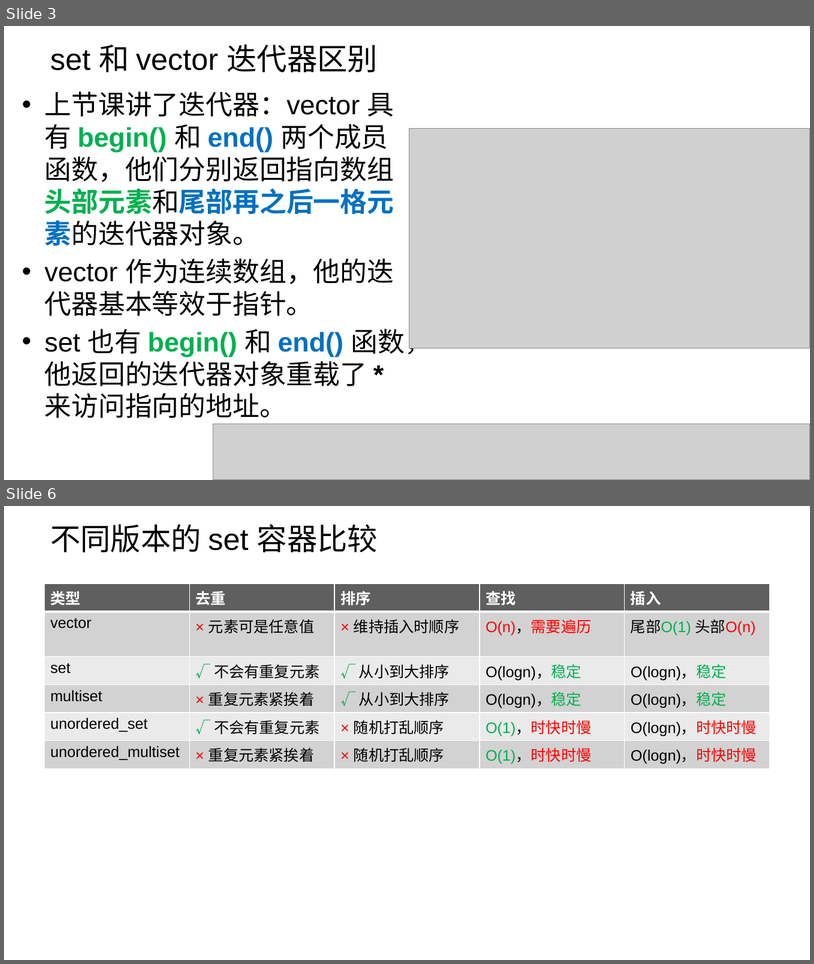
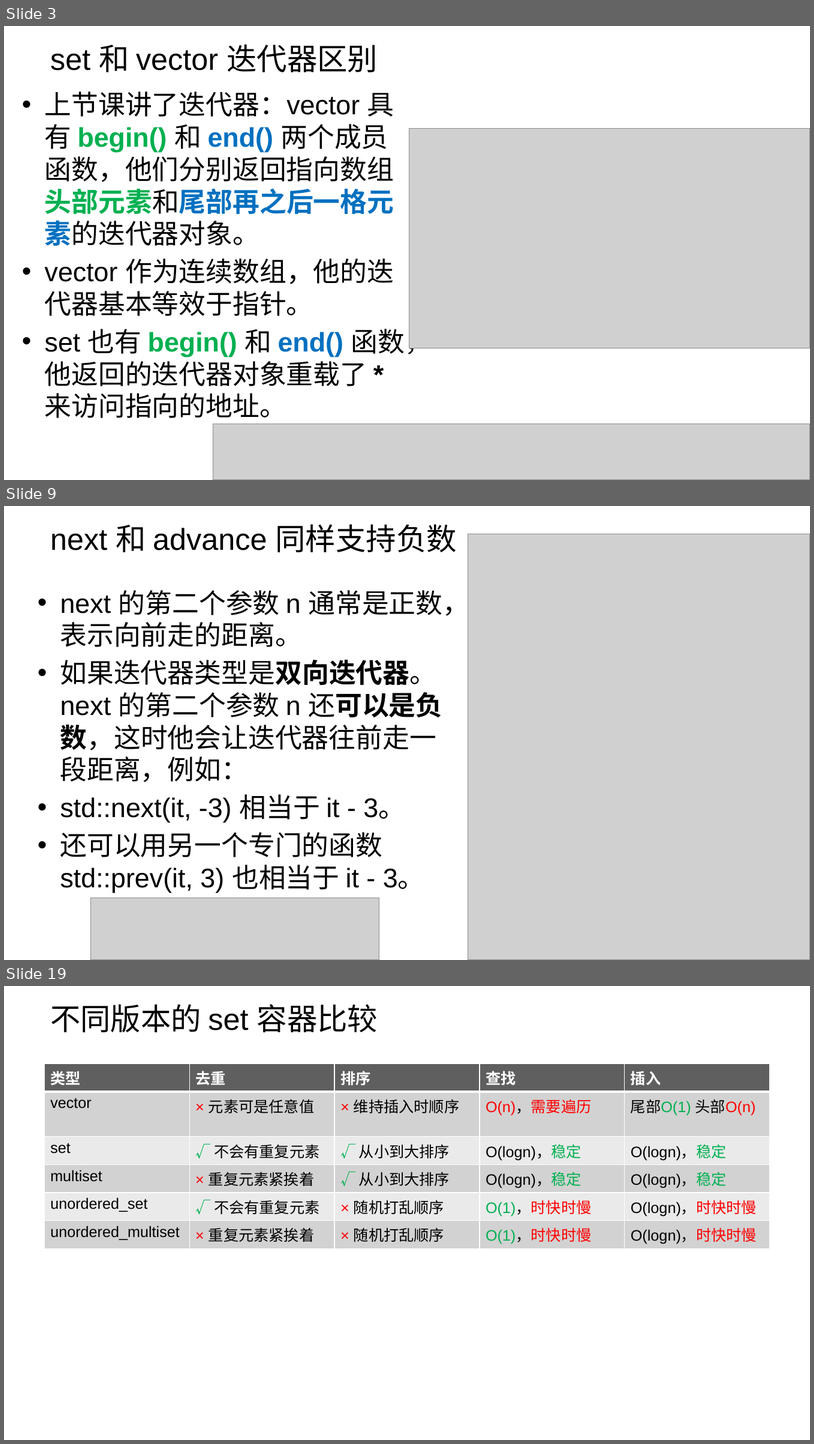
Before and after one commit to parallel101/course, a slide deck: 14/slides.pptx. Shown one above the other, each under a label of ours: slides 3 and 6 before the commit, slides 3, 9 and 19 after it; the slides between them are not shown. The pictures are 814x964 and 814x1444 pixels, drawn with LibreOffice and Linux fonts; fonts in the diff are those of the drawing; grey boxes stand for pictures; background and template pictures are left out. Boxes give left, top, right and bottom in pixels: in the first picture for what was removed or moved away, otherwise in the second. Text is boxed around its words. In the diff, an @@ line names an element or a change of style, - is before the commit and + after.

```diff
--- a/14/slides.pptx
+++ b/14/slides.pptx
@@ slide 9 added at (4, 506, 810, 960), background picture (left out) @@
@@ title added at (50, 524, 457, 552), 36 pt, text #000000 @@
+next 和 advance 同样支持负数
@@ picture added at (468, 534, 810, 960) @@
@@ text added at (60, 585, 470, 892), 32 pt, text #000000 @@
+• next 的第二个参数 n 通常是正数，表示向前走的距离。
+• 如果迭代器类型是双向迭代器。next 的第二个参数 n 还可以是负数，这时他会让迭代器往前走一段距离，例如：
+• std::next(it, -3) 相当于 it - 3。
+• 还可以用另一个专门的函数 std::prev(it, 3) 也相当于 it - 3。
@@ picture added at (90, 897, 379, 960) @@
@@ what was slide 6 is now slide 19 @@
```
Also in this commit, not shown: 2 slides changed, 12 other slides added, 17 other files.
